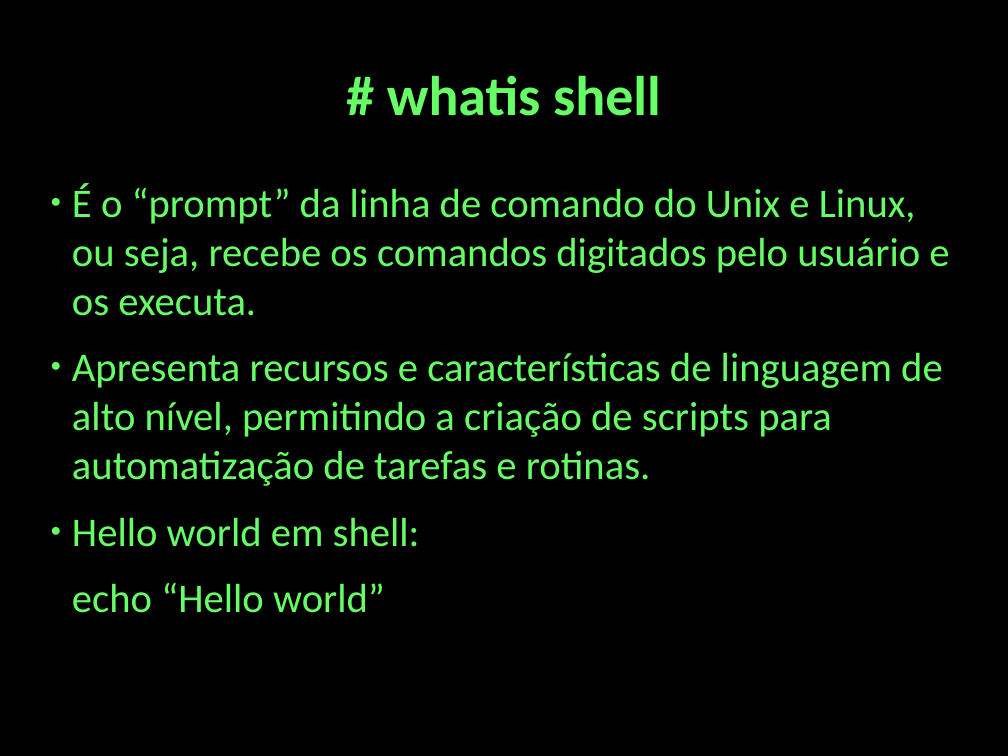
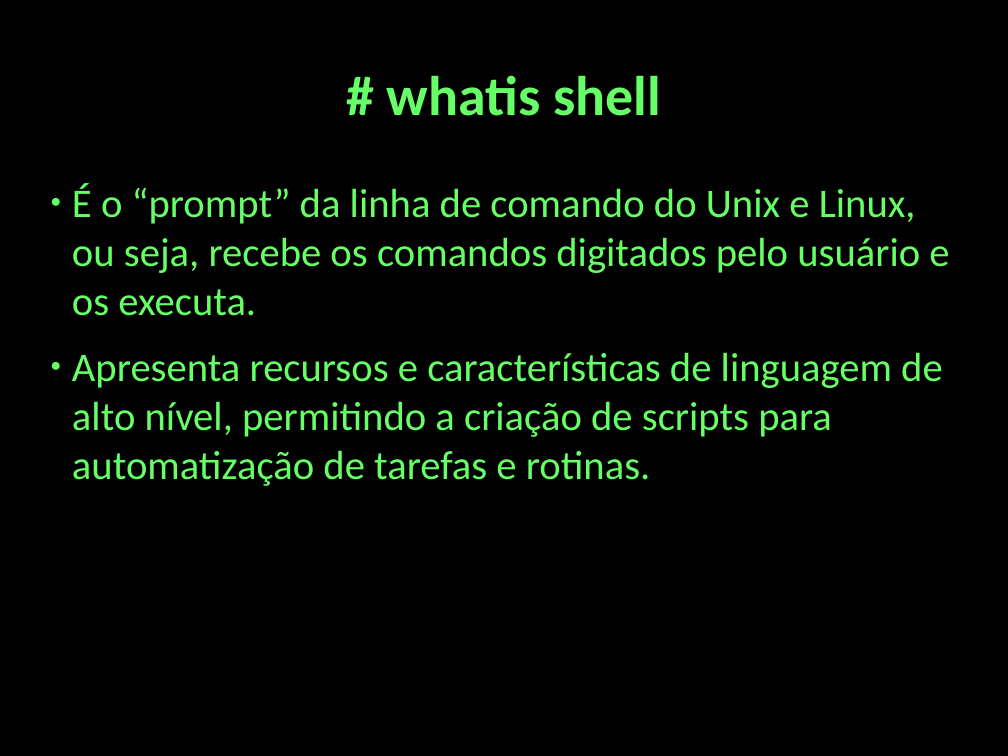
Before and after one commit to cjlcarvalho/presentations, a slide deck: slide 3 of shell-presentation.odp. Drawn at 1008x756 pixels with LibreOffice and Linux fonts; fonts in the diff are those of the drawing. Boxes give left, top, right and bottom in pixels: in the first picture for what was removed or moved away, otherwise in the second. Text is boxed around its words. In the diff, an @@ line names an element or a change of style, - is before the commit and + after.

```diff
--- a/shell-presentation.odp
+++ b/shell-presentation.odp
@@ text at (72, 517, 420, 613): paragraphs removed @@
-● Hello world em shell:
-echo “Hello world”
```
Also in this commit, not shown: 14 slides added, 2 other files.
